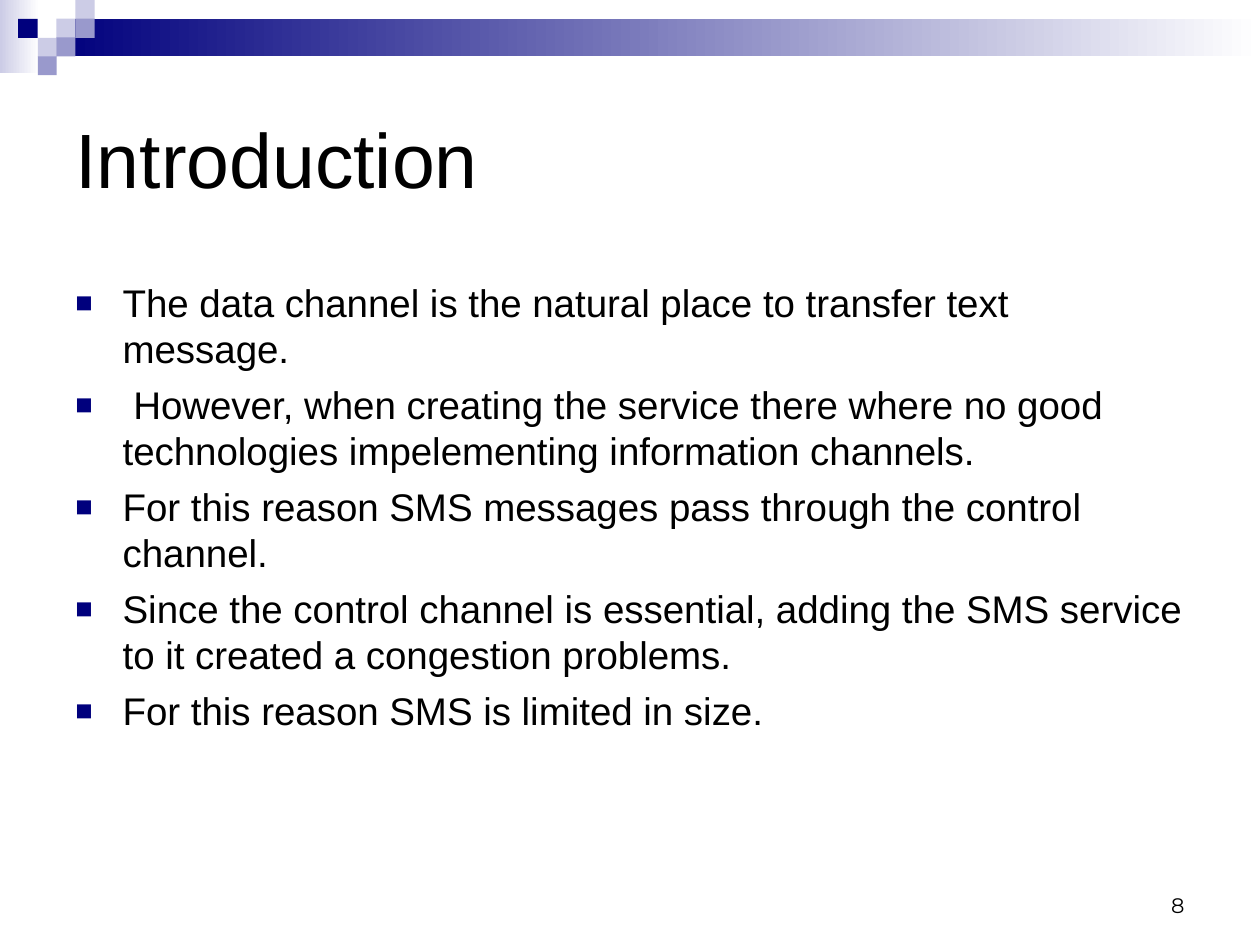
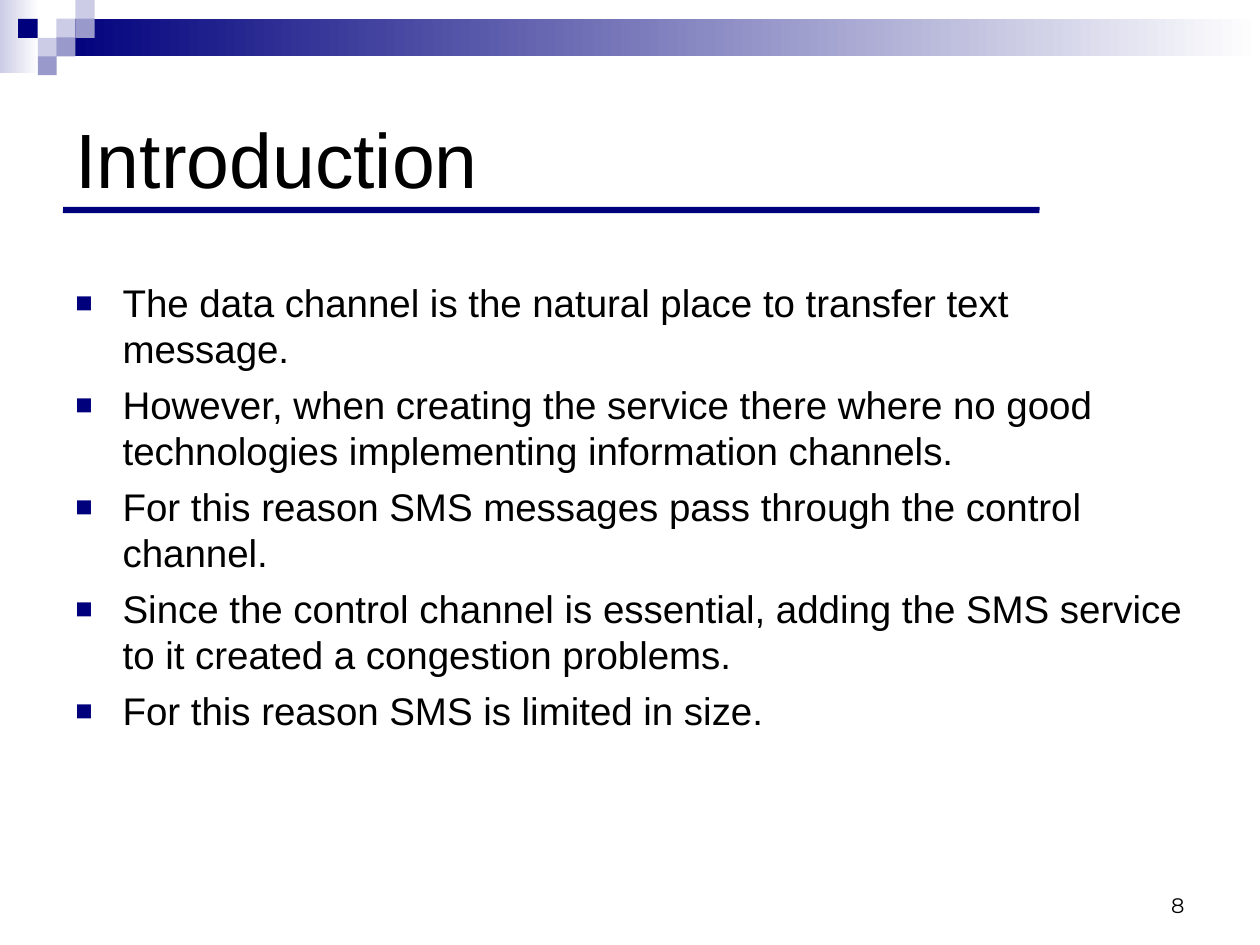
Before and after one commit to ndavidor/SmsTelephony, a slide deck: slide 8 of Telephony&SMS.ppt. Drawn at 1260x945 pixels with LibreOffice and Linux fonts; fonts in the diff are those of the drawing. Boxes give left, top, right and bottom in pixels: in the first picture for what was removed or moved away, otherwise in the second. Text is boxed around its words. In the diff, an @@ line names an element or a change of style, - is before the commit and + after.

```diff
--- a/Telephony&SMS.ppt
+++ b/Telephony&SMS.ppt
@@ line added from (63, 210) to (1040, 210), #00007D 3.49 pt @@
@@ text at <box>123,391,1091,473</box>: text changed @@
-■ However, when creating the service there where no good technologies impelementing information channels.
+■ However, when creating the service there where no good technologies implementing information channels.
```
Also in this commit, not shown: 20 other slides changed, 9 slides added.
